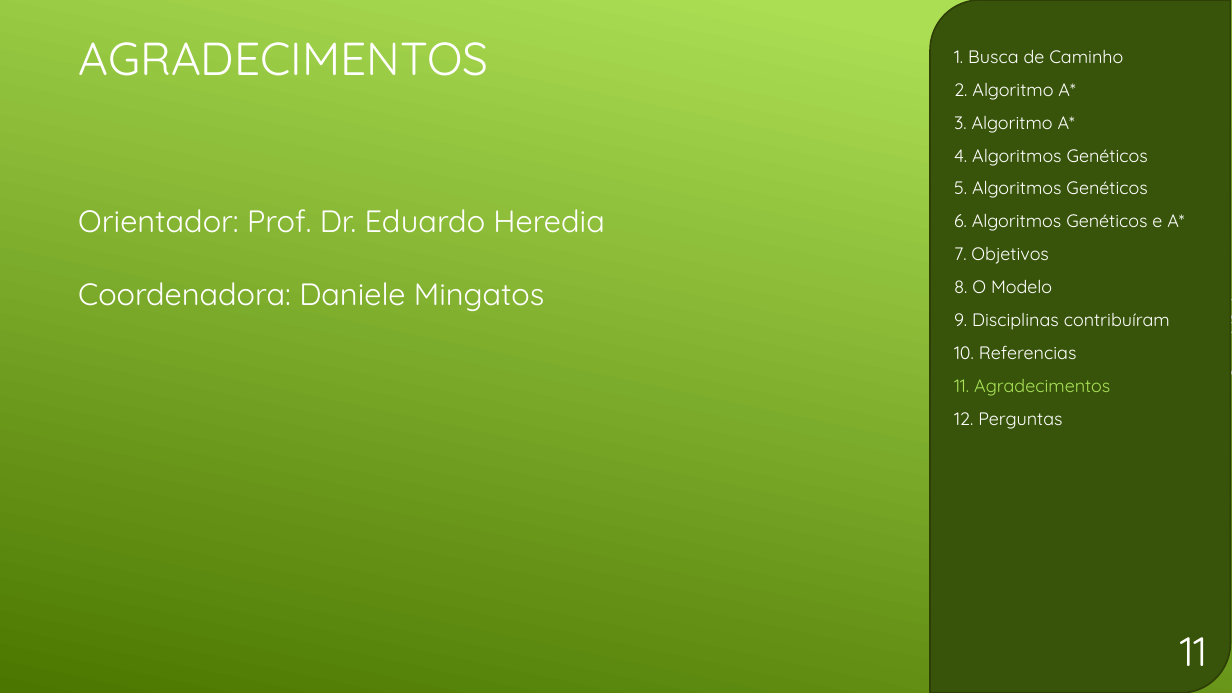
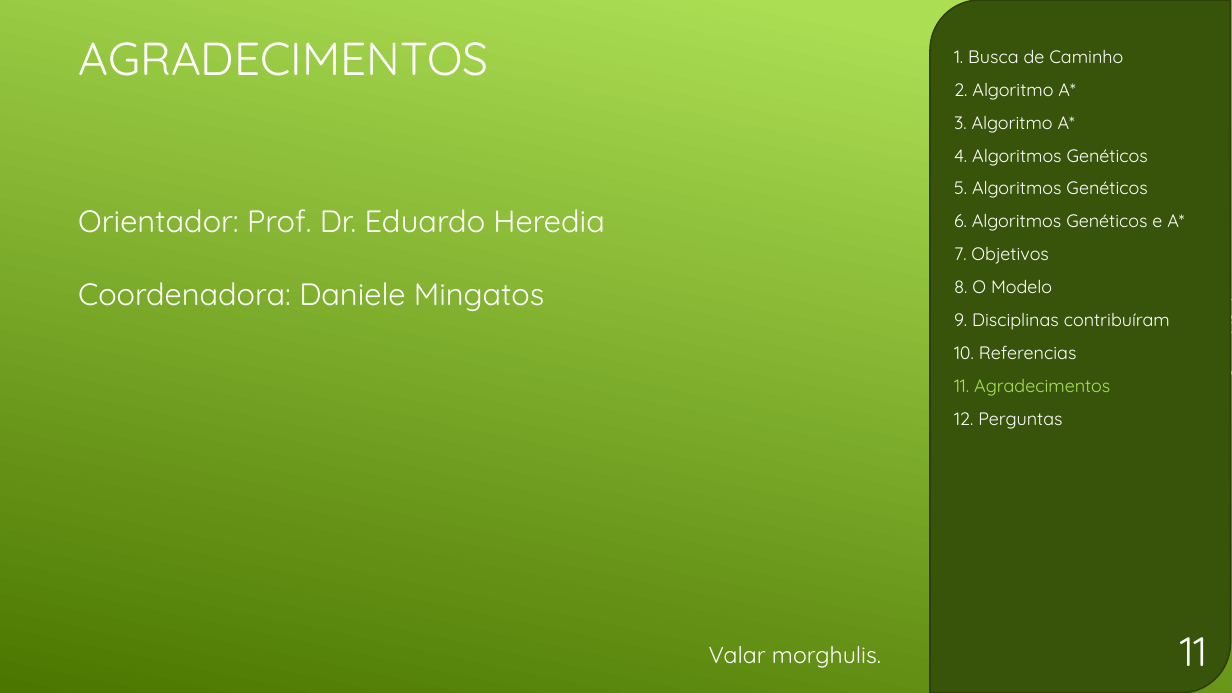
Before and after one commit to GDPLTDA/SenacTCC, a slide deck: slide 12 of Apresentação.pptx. Drawn at 1232x693 pixels with LibreOffice and Linux fonts; fonts in the diff are those of the drawing. Boxes give left, top, right and bottom in pixels: in the first picture for what was removed or moved away, otherwise in the second. Text is boxed around its words. In the diff, an @@ line names an element or a change of style, - is before the commit and + after.

```diff
--- a/Apresentação.pptx
+++ b/Apresentação.pptx
@@ text added at bbox=[709, 646, 881, 668], 18 pt, text #FFFFFF @@
+Valar morghulis.
```
Also in this commit, not shown: 7 other slides changed, 2 other files.
